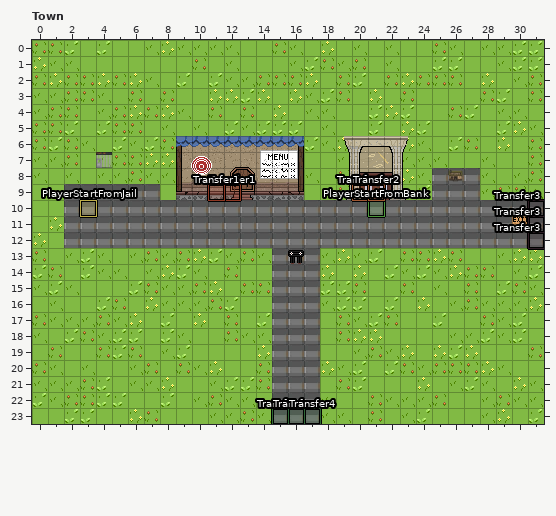
LDtk project, stored at assets/maps/town.ldtk. That is the earlier state.
Cells are 16x16 px. Shown: Town x 0..31, y 0..23.
Now the later version:
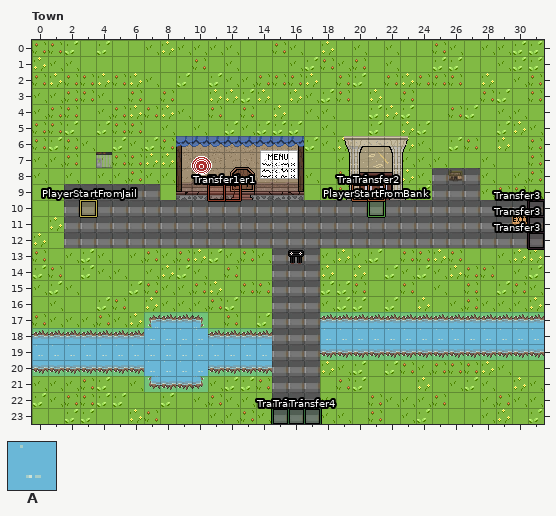
Key: from "Water": A 1 "Water_with_grass".
_ is an empty cell.
Tiles of an added or newly shown layer are drawn over the layers below it.
What changed:
Changed rows in their new state; . is an unchanged cell.
Layer "Water" (added):
first column x 0:
17 .......AAAA.......AAAAAAAAAAAAAA
18 AAAAAAAAAAAAAAA...AAAAAAAAAAAAAA
19 AAAAAAAAAAAAAAA...AAAAAAAAAAAAAA
20 AAAAAAAAAAAAAAA.................
21 .......AAAA.....................
